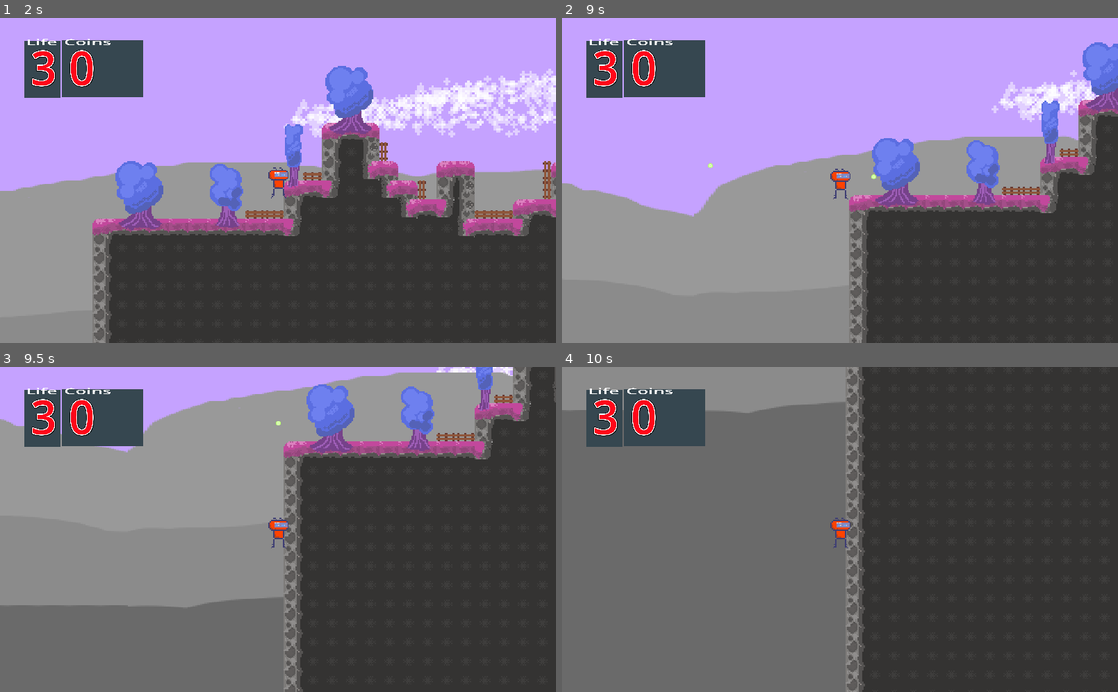
Above: before the commit, frames 1-4 (two rows, left to right).
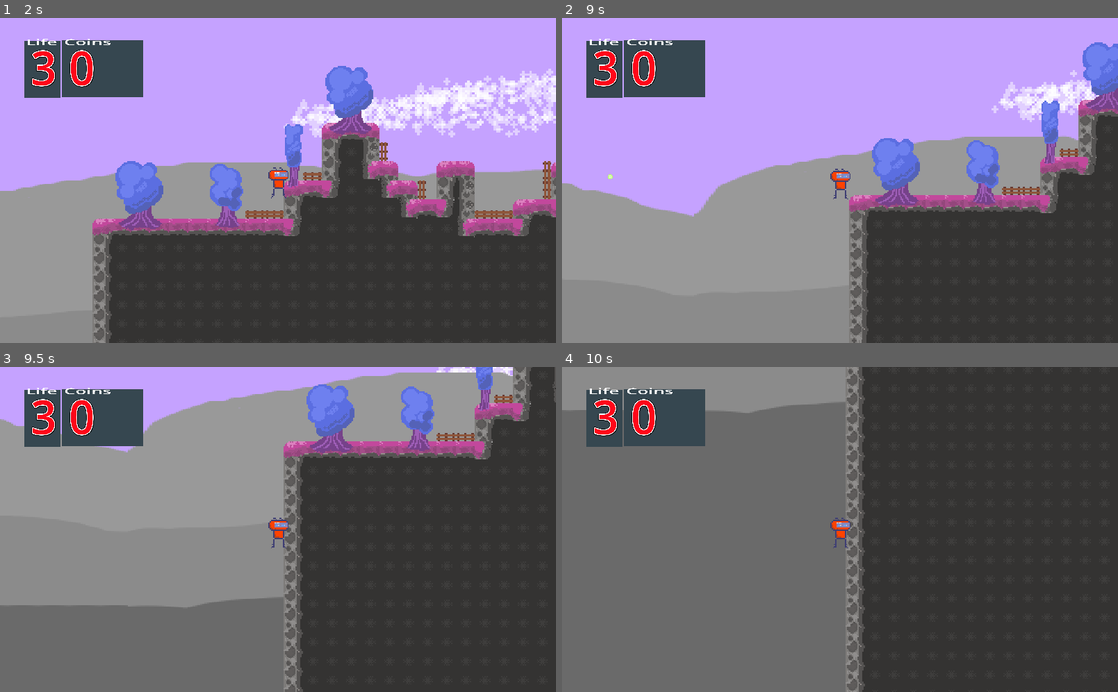
Above: after the commit, the same moments.

Repository: IDKthegemer/BBc-Expansion-Github
Game: Godot game, scene res://Scenes/Levels/level_2.tscn
Same seed, same stepped clock (60 frames per second), same inputs: the game is played once before the commit and once after it. This scene is started directly instead of the project's main scene.
Inputs (mouse positions are in pixels of both pictures, inside the frame that each line leads up to):
- Up to frame 1 (2 s): move the mouse to (305, 180) at 0.52 s; hold D (Right) from 0.53 s (still down); tap Space (Jump) at 0.6, 0.77, 1.07, 1.52, 1.55, 1.82 s; move the mouse to (250, 180) at 1.27 s; click (250, 180) at 1.35 s
- Up to frame 2 (9 s): move the mouse to (851, 174) at 2.02 s; release D (Right) at 2.03 s; hold A (Left) 2.03-2.78 s; tap F (Shoot) at 2.1, 4.35, 8.1 s; tap Space (Jump) at 2.3, 2.85, 3.02, 3.32, 3.77, 3.8, 4.07, 4.52, 4.55, 4.82, 6.6, 7.52, 7.55, 7.82, 8.27, 8.3, 8.57, 8.85 s; move the mouse to (834, 187) at 2.77 s; hold D (Right) 2.78-4.28 s; move the mouse to (878, 183) at 3.52 s; click (878, 183) at 3.6 s; tap Escape (Esc) at 4.15 s; move the mouse to (673, 131) at 4.27 s; hold A (Left) 4.28-5 s; click "Upgrades" at 5 s; click "Return" at 5.75 s; move the mouse to (845, 180) at 6.52 s; hold D (Right) 6.53-7.28 s; move the mouse to (817, 174) at 7.27 s; hold A (Left) 7.28-8.78 s; click (817, 174) at 7.35 s; move the mouse to (867, 180) at 8.02 s; move the mouse to (812, 180) at 8.77 s; hold D (Right) from 8.78 s (still down)
- Up to frame 3 (9.5 s): keep holding D (Right); tap Space (Jump) at 9.02, 9.32 s
- Up to frame 4 (10 s): keep holding D (Right); move the mouse to (851, 523) at 9.52 s; click (851, 523) at 9.6 s; tap Space (Jump) at 9.8 s

Frame 1 is identical in both runs. In frame 2, less than 0.1% of the frame differs, in the area x 8-57%, y 44-50%; in frame 3, less than 0.1%; in frame 4, nothing differs.

Commit message:
Turning on upgrades saves across levels!!
Cleaned up some code too

Diff:
--- a/GrassPortal.gd
+++ b/GrassPortal.gd
@@ -25,7 +25,7 @@
 	portal.global_position = player.global_position
 
 	Gameman.volume_bar_value = player.volume.value
-	Gameman.upgrades = player.upgrades
+	Gameman.gm_upgrades = player.upgrades
 
 	await get_tree().create_timer(2).timeout
 	get_tree().change_scene_to_packed(nextlevel)
--- a/Scenes/Player/player.tscn
+++ b/Scenes/Player/player.tscn
@@ -203,7 +203,6 @@
 [node name="Sounds" type="AudioStreamPlayer2D" parent="."]
 
 [node name="Shooter" parent="." instance=ExtResource("3_wrwev")]
-speed = 250.0
 lifespan = 0.1
 
 [node name="Invincibility" type="AnimationPlayer" parent="."]
--- a/Scripts/Simpletons/gameman.gd
+++ b/Scripts/Simpletons/gameman.gd
@@ -11,9 +11,9 @@
 var volume: int
 var volume_bar_value: float = 2 # default value
 
-var upgrades: Dictionary = {
-	jump1    = false,
-	jump2    = false,
+var gm_upgrades: Dictionary = {
+	jump1        = false,
+	jump2        = false,
 	bullet_speed = false,
 	walk_speed   = false,
 	grav_down    = false
--- a/Scripts/player.gd
+++ b/Scripts/player.gd
@@ -22,6 +22,8 @@
 @onready var color_rect3: ColorRect = $ColorRect/ColorRect2
 @onready var volume: HSlider = $ColorRect/ColorRect2/Volume
 
+enum PLAYER_STATE { idle, run, jump, fall, hurt}
+
 const MAXFALL: float = 400
 const INVINCFRAMES: float = 0.32
 
@@ -29,8 +31,7 @@
 var jumpveloc: float = -300
 var runspeed: float = 150
 var life: float = 3
-enum PlAYER_STATE { idle, run, jump, fall, hurt}
-var state: PlAYER_STATE = PlAYER_STATE.idle
+var state: PLAYER_STATE = PLAYER_STATE.idle
 var invincinble: bool = false
 var coins = 0
 var can_move: bool = true
@@ -46,32 +47,13 @@
 	grav_down    = false
 }
 
-func _input(event: InputEvent) -> void:
-	if Input.is_action_just_pressed("Esc"):
-		if in_menu == false:
-			Input.set_mouse_mode(Input.MOUSE_MODE_VISIBLE)
-			color_rect.show()
-			get_tree().paused = true
-			in_menu = true
-		elif in_menu == true:
-			Input.set_mouse_mode(Input.MOUSE_MODE_CAPTURED)
-			color_rect.hide()
-			get_tree().paused = false
-			in_menu = false
-
-	if event.is_action_released("Jump"):
-		if velocity.y < 0.0:
-			velocity *= 0.5
 
 func _ready():
 	Input.set_mouse_mode(Input.MOUSE_MODE_CAPTURED)
 
 	volume.value = Gameman.volume_bar_value
-	upgrades = Gameman.upgrades
+	upgrades = Gameman.gm_upgrades
 	refresh_buttons()
-
-	print(upgrades)
-	print(Gameman.upgrades)
 
 	color_rect.hide()
 	color_rect2.hide()
@@ -116,6 +98,24 @@
 		coyote_timer.start()
 	calculate_states()
 
+
+func _input(event: InputEvent) -> void:
+	if Input.is_action_just_pressed("Esc"):
+		if in_menu == false:
+			Input.set_mouse_mode(Input.MOUSE_MODE_VISIBLE)
+			color_rect.show()
+			get_tree().paused = true
+			in_menu = true
+		elif in_menu == true:
+			Input.set_mouse_mode(Input.MOUSE_MODE_CAPTURED)
+			color_rect.hide()
+			get_tree().paused = false
+			in_menu = false
+
+	if event.is_action_released("Jump"):
+		if velocity.y < 0.0:
+			velocity *= 0.5
+
 func shoot() -> void:
 	if sprite.flip_h == true:
 		shooter.shoot(Vector2.LEFT)
@@ -124,7 +124,7 @@
 
 func get_input() -> void:
 
-	if state == PlAYER_STATE.hurt:
+	if state == PLAYER_STATE.hurt:
 		return
 
 	velocity.x = 0
@@ -145,41 +145,41 @@
 
 func calculate_states() -> void:
 
-	if state == PlAYER_STATE.hurt:
+	if state == PLAYER_STATE.hurt:
 		return
 	if is_on_floor() == true:
 		if velocity.x == 0:
-			set_state(PlAYER_STATE.idle)
+			set_state(PLAYER_STATE.idle)
 		else:
-			set_state(PlAYER_STATE.run)
+			set_state(PLAYER_STATE.run)
 	else:
 		if velocity.y > 0:
-			set_state(PlAYER_STATE.fall)
+			set_state(PLAYER_STATE.fall)
 		else:
-			set_state(PlAYER_STATE.jump)
-
-func set_state(new_state: PlAYER_STATE) -> void:
+			set_state(PLAYER_STATE.jump)
+
+func set_state(new_state: PLAYER_STATE) -> void:
 	if new_state == state:
 		return
-	if state == PlAYER_STATE.fall:
-		if new_state == PlAYER_STATE.idle or new_state == PlAYER_STATE.run:
+	if state == PLAYER_STATE.fall:
+		if new_state == PLAYER_STATE.idle or new_state == PLAYER_STATE.run:
 			Soundman.play_clip(sounds, Soundman.SOUNDLAND)
 
 	state = new_state
 
 	match state:
-		PlAYER_STATE.idle:
+		PLAYER_STATE.idle:
 			animation_player.play("Idle")
-		PlAYER_STATE.run:
+		PLAYER_STATE.run:
 			animation_player.play("Run")
-		PlAYER_STATE.jump:
+		PLAYER_STATE.jump:
 			animation_player.play("jump")
-		PlAYER_STATE.fall:
+		PLAYER_STATE.fall:
 			animation_player.play("fall")
 
 #https://www.tiktok.com/@linemaster3/video/7227636117279968538
 func getpatrickbatemanjumps() -> void:
-	set_state(PlAYER_STATE.hurt)
+	set_state(PLAYER_STATE.hurt)
 	animation_player.play("Hurt")
 	velocity.y = jumpvelochurt
 	hurt_timer.start()
@@ -219,7 +219,7 @@
 	invinc.stop()
 
 func _on_hurt_timer_timeout():
-	set_state(PlAYER_STATE.idle)
+	set_state(PLAYER_STATE.idle)
 
 func _on_button_pressed():
 	get_tree().paused = false
@@ -238,6 +238,7 @@
 func _on_jump_up_1_pressed():
 	if jump_up_1.button_pressed == true:
 		jumpveloc -= 40
+		upgrades.jump1 = true
 	elif  jump_up_1.button_pressed == false:
 		jumpveloc += 40
 
@@ -246,24 +247,28 @@
 func _on_jump_up_2_pressed():
 	if jump_up_2.button_pressed == true:
 		jumpveloc -= 45
+		upgrades.jump2 = true
 	elif  jump_up_2.button_pressed == false:
 		jumpveloc += 45
 
 func _on_bullet_speed_pressed():
 	if bullet_speed.button_pressed == true:
 		shooter.speed += 200
+		upgrades.bullet_speed = true
 	elif bullet_speed.button_pressed == false:
 		shooter.speed -= 200
 
 func _on_walk_speed_pressed() -> void:
 	if walk_speed.button_pressed == true:
 		runspeed = 200
+		upgrades.walk_speed = true
 	if walk_speed.button_pressed == false:
 		runspeed = 150
 
 func _on_gravity_down_pressed() -> void:
 	if gravity_down.button_pressed == true:
 		gravity = 170
+		upgrades.grav_down = true
 	if gravity_down.button_pressed == false:
 		gravity = 250
 
--- a/Scripts/shooter.gd
+++ b/Scripts/shooter.gd
@@ -3,7 +3,7 @@
 @onready var shoot_timer = $"shit timer"
 @onready var sounds = $Sounds
 
-@export var speed: float = 50000
+@export var speed: float = 500
 @export var lifespan: float = 10.0
 @export var bulletype: Mastercummer.BULLET_KEY
 @export var delay = 0.7
